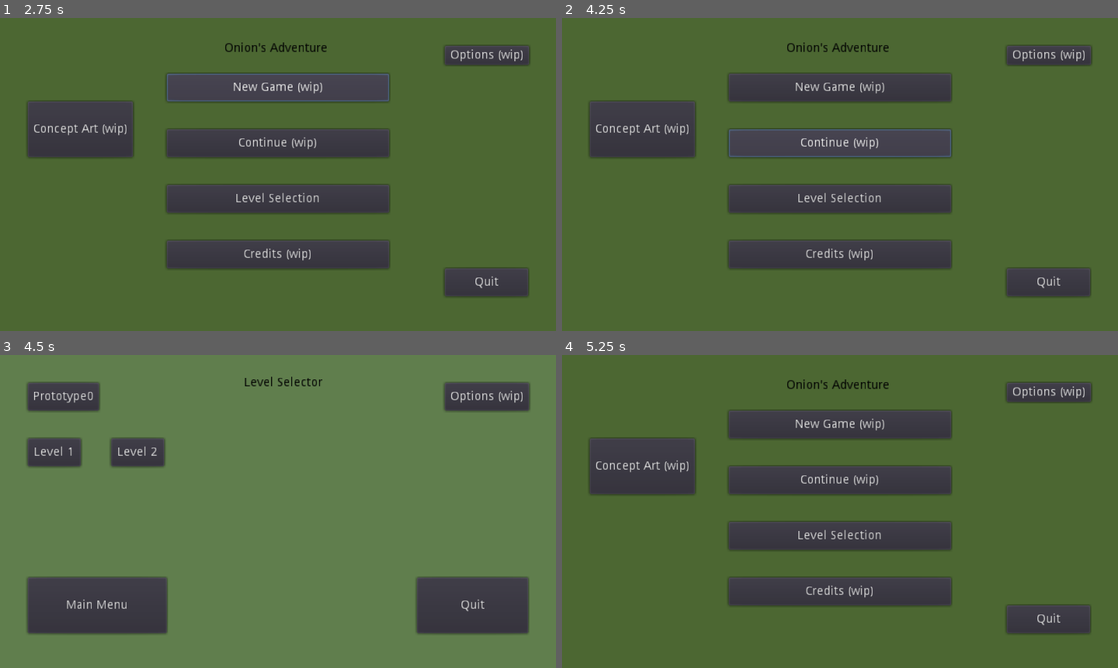
Above: before the commit, frames 1-4 (two rows, left to right).
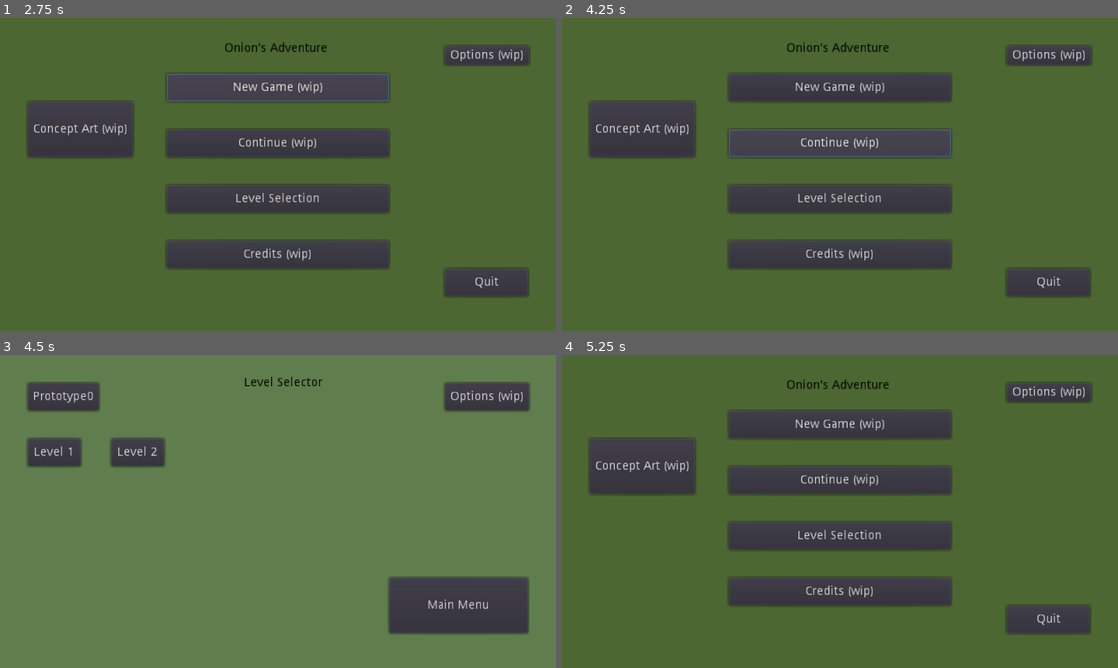
Above: after the commit, the same moments.

Repository: DamianKoch1/OnionsAdventure
Game: Godot game, scene res://Menus/MainMenu.tscn
Two runs of this game, one before a commit and one after it. Both use one fixed random seed, a clock stepped at 60 frames per second and the inputs below.
Inputs:
- Up to frame 1 (2.75 s): click "Options (wip)" at 0.5 s; click "New Game (wip)" at 1.25 s; click "New Game (wip)" at 2 s
- Up to frame 2 (4.25 s): click "Continue (wip)" at 2.75 s; click "Continue (wip)" at 3.5 s
- Up to frame 3 (4.5 s): click "Level Selection" at 4.25 s
- Up to frame 4 (5.25 s): click "Main Menu" at 5 s

Frames 1-2 are identical in both runs. In frame 3, 5.7% of the frame differs, in the area x 4-88%, y 70-90%; in frame 4, nothing differs.

Commit message:
small button changes on menus

Diff:
--- a/Menus/LevelSelector.tscn
+++ b/Menus/LevelSelector.tscn
@@ -91,9 +91,9 @@
 anchor_top = 0.0
 anchor_right = 0.0
 anchor_bottom = 0.0
-margin_left = -341.0
+margin_left = 75.0
 margin_top = 59.0
-margin_right = -181.0
+margin_right = 235.0
 margin_bottom = 123.0
 rect_pivot_offset = Vector2( 0, 0 )
 rect_clip_content = false
@@ -189,33 +189,7 @@
 align = 1
 _sections_unfolded = [ "Textures" ]
 
-[node name="QuitButton" type="Button" parent="." index="6"]
-
-anchor_left = 0.0
-anchor_top = 0.0
-anchor_right = 0.0
-anchor_bottom = 0.0
-margin_left = 107.0
-margin_top = 59.0
-margin_right = 235.0
-margin_bottom = 123.0
-rect_pivot_offset = Vector2( 0, 0 )
-rect_clip_content = false
-focus_mode = 2
-mouse_filter = 0
-mouse_default_cursor_shape = 0
-size_flags_horizontal = 1
-size_flags_vertical = 1
-toggle_mode = false
-enabled_focus_mode = 2
-shortcut = null
-group = null
-text = "Quit"
-flat = false
-align = 1
-_sections_unfolded = [ "Size Flags", "Textures" ]
-
-[node name="OptionsButton" type="Button" parent="." index="7"]
+[node name="OptionsButton" type="Button" parent="." index="6"]
 
 anchor_left = 0.0
 anchor_top = 0.0
@@ -249,6 +223,4 @@
 
 [connection signal="pressed" from="Level2Button" to="." method="_on_Level2Button_pressed"]
 
-[connection signal="pressed" from="QuitButton" to="." method="_on_QuitButton_pressed"]
-
 [connection signal="pressed" from="OptionsButton" to="." method="_on_OptionsButton_pressed"]
--- a/Menus/MainMenu.tscn
+++ b/Menus/MainMenu.tscn
@@ -15,7 +15,7 @@
 gradient = SubResource( 1 )
 width = 2048
 
-[node name="MainMenu" type="Container"]
+[node name="MainMenu" type="Container" index="0"]
 
 pause_mode = 2
 anchor_left = 0.0
--- a/Menus/PauseMenu.tscn
+++ b/Menus/PauseMenu.tscn
@@ -34,9 +34,6 @@
 size_flags_vertical = 1
 script = ExtResource( 1 )
 _sections_unfolded = [ "Pause" ]
-__meta__ = {
-"_edit_group_": true
-}
 mainMenu = ExtResource( 2 )
 
 [node name="Background" type="TextureRect" parent="." index="0"]
@@ -123,22 +120,22 @@
 anchor_top = 0.0
 anchor_right = 0.0
 anchor_bottom = 0.0
-margin_left = -290.0
-margin_top = 79.0
-margin_right = -117.0
-margin_bottom = 134.0
-rect_pivot_offset = Vector2( 0, 0 )
-rect_clip_content = false
-focus_mode = 2
-mouse_filter = 0
-mouse_default_cursor_shape = 0
-size_flags_horizontal = 1
-size_flags_vertical = 1
-toggle_mode = false
-enabled_focus_mode = 2
-shortcut = null
-group = null
-text = "Main Menu (wip)"
+margin_left = 118.0
+margin_top = 80.0
+margin_right = 291.0
+margin_bottom = 135.0
+rect_pivot_offset = Vector2( 0, 0 )
+rect_clip_content = false
+focus_mode = 2
+mouse_filter = 0
+mouse_default_cursor_shape = 0
+size_flags_horizontal = 1
+size_flags_vertical = 1
+toggle_mode = false
+enabled_focus_mode = 2
+shortcut = null
+group = null
+text = "Main Menu"
 flat = false
 align = 1
 _sections_unfolded = [ "Textures" ]
